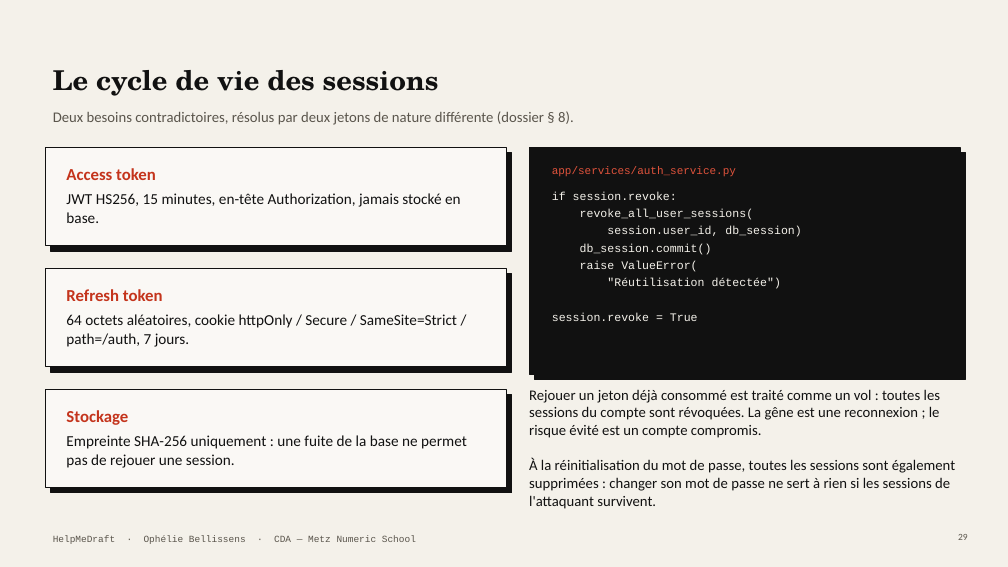
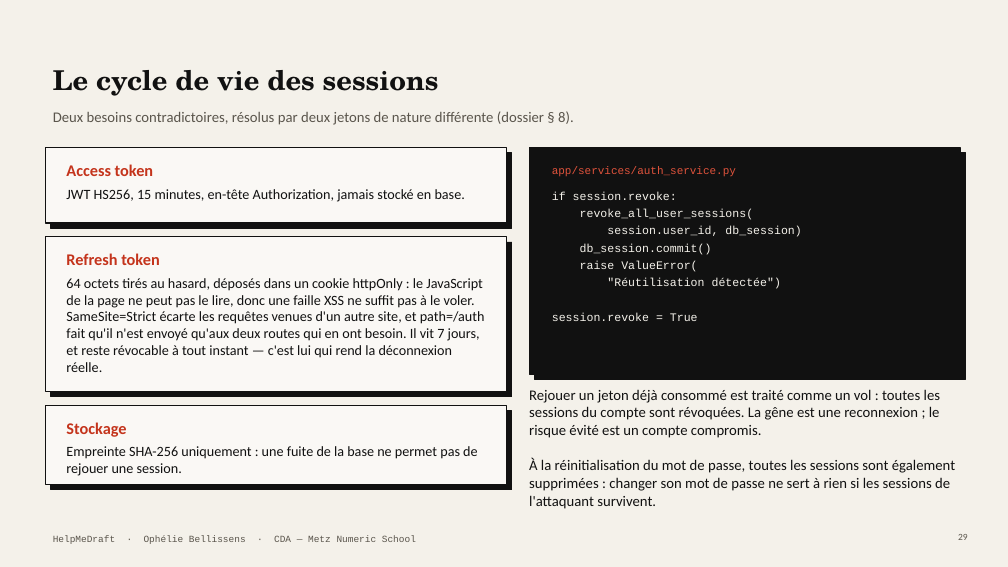
Before and after one commit to Equinoxya/HelpMeDraft---projet-fil-rouge, a slide deck: slide 29 of docs/Soutenance-HelpMeDraft.pptx. Drawn at 1008x567 pixels with LibreOffice and Linux fonts; fonts in the diff are those of the drawing. Boxes give left, top, right and bottom in pixels: in the first picture for what was removed or moved away, otherwise in the second. Text is boxed around its words. In the diff, an @@ line names an element or a change of style, - is before the commit and + after.

```diff
--- a/docs/Soutenance-HelpMeDraft.pptx
+++ b/docs/Soutenance-HelpMeDraft.pptx
@@ rectangle: place and size @@
-rectangle at <box>45,147,507,246</box>
+rectangle at <box>45,147,507,223</box>
@@ rectangle: place and size @@
-rectangle at <box>51,153,512,251</box>
+rectangle at <box>51,153,512,228</box>
@@ text "JWT HS256, 15 minutes, en-tête ..." at <box>66,189,465,202</box>: size 14.5 to 13.5 pt; line spacing 1 to 16pt @@
@@ rectangle: place and size @@
-rectangle at <box>45,268,507,367</box>
+rectangle at <box>45,237,507,392</box>
@@ rectangle: place and size @@
-rectangle at <box>51,274,512,372</box>
+rectangle at <box>51,242,512,397</box>
@@ size 16 to 15.5 pt in 3 elements at <box>66,164,153,176</box>, <box>66,422,126,437</box>, <box>66,253,160,265</box> @@
@@ text "Refresh token": place and size @@
-text "Refresh token" at <box>66,289,163,301</box>
+text "Refresh token" at <box>66,253,160,265</box>
@@ text at <box>66,278,485,372</box>: text changed; size 14.5 to 13.5 pt @@
-64 octets aléatoires, cookie httpOnly / Secure / SameSite=Strict / path=/auth, 7 jours.
+64 octets tirés au hasard, déposés dans un cookie httpOnly : le JavaScript de la page ne peut pas le lire, donc une faille XSS ne suffit pas à le voler. SameSite=Strict écarte les requêtes venues d'un autre site, et path=/auth fait qu'il n'est envoyé qu'aux deux routes qui en ont besoin. Il vit 7 jours, et reste révocable à tout instant — c'est lui qui rend la déconnexion réelle.
@@ rectangle: place and size @@
-rectangle at <box>45,389,507,488</box>
+rectangle at <box>45,405,507,485</box>
@@ rectangle: place and size @@
-rectangle at <box>51,395,512,493</box>
+rectangle at <box>51,411,512,490</box>
@@ text "Stockage": place and size @@
-text "Stockage" at <box>66,410,128,425</box>
+text "Stockage" at <box>66,422,126,437</box>
@@ text "Empreinte SHA-256 uniquement : une ...": place and size @@
-text "Empreinte SHA-256 uniquement : une ..." at <box>66,435,467,468</box>
+text "Empreinte SHA-256 uniquement : une ..." at <box>66,446,477,476</box>
@@ text "Empreinte SHA-256 uniquement : une ..." at <box>66,446,477,476</box>: size 14.5 to 13.5 pt; line spacing 1 to 16pt @@
```
Also in this commit, not shown: 4 other slides changed, 1 slide added, 1 slide removed, 13 other files.
